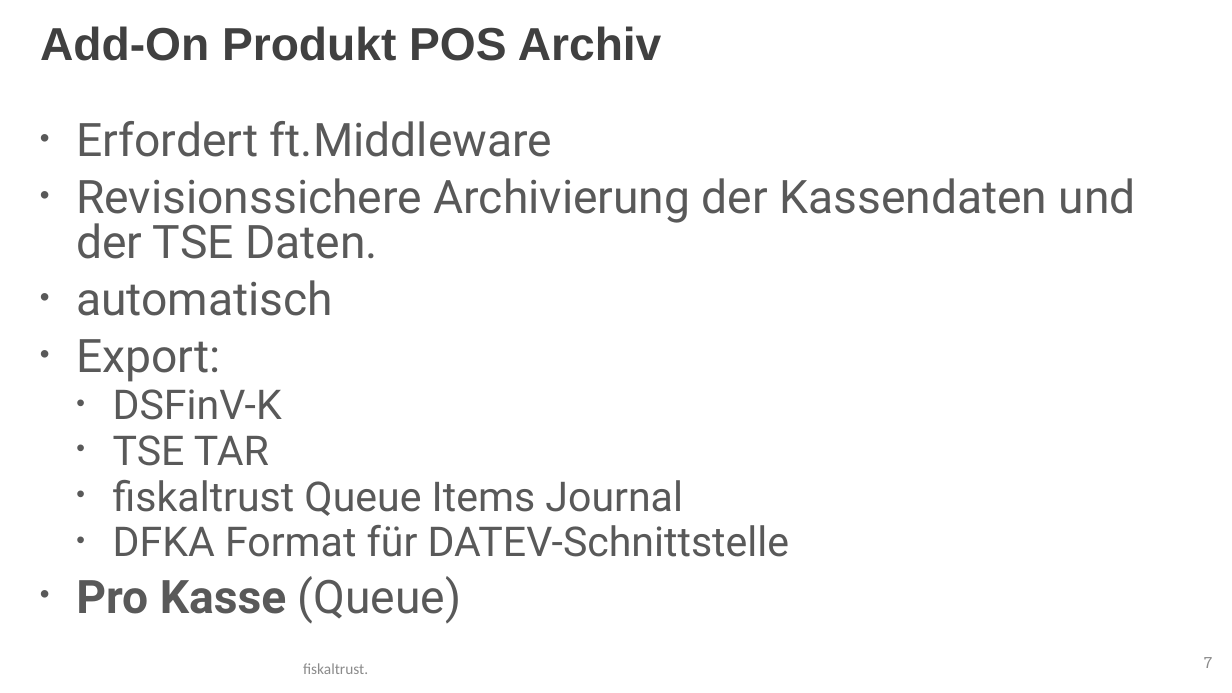
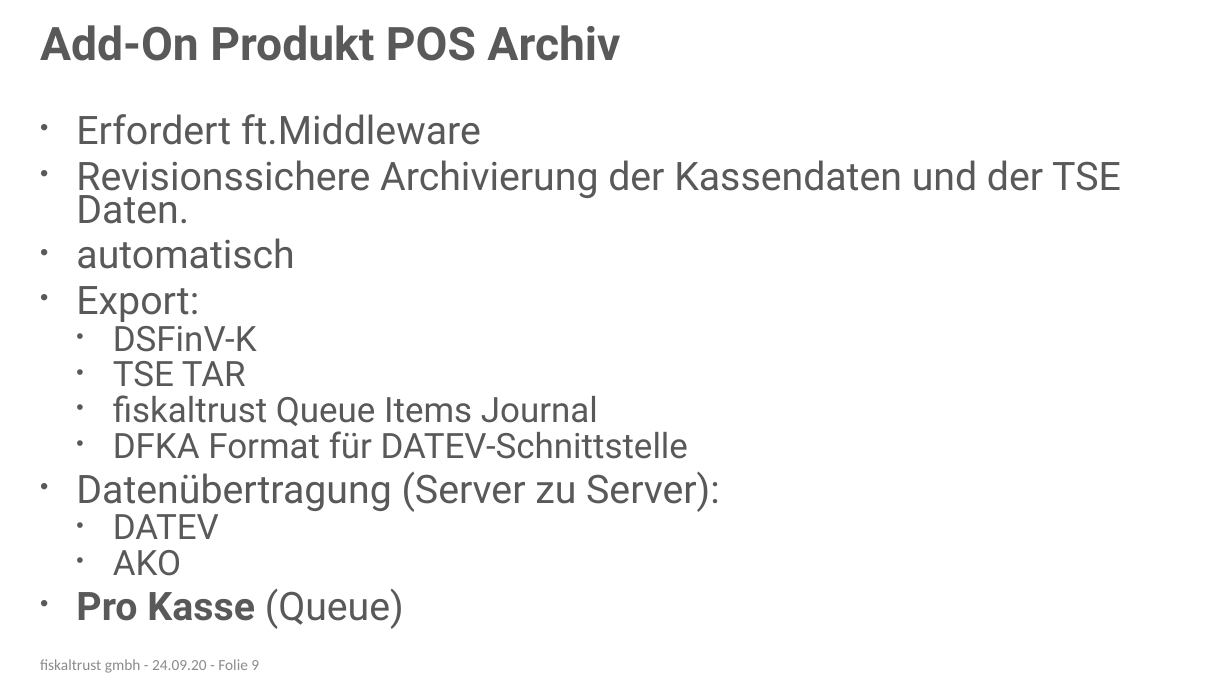
Before and after one commit to fiskaltrust/productdescription-de-doc, a slide deck: slide 9 of for-posdealers/presentation/sales/media/posdealer-sales-rollout.pptx (slide 7 before the commit). Drawn at 1232x693 pixels with LibreOffice and Linux fonts; fonts in the diff are those of the drawing; background and template pictures are left out. Boxes give left, top, right and bottom in pixels: in the first picture for what was removed or moved away, otherwise in the second. Text is boxed around its words. In the diff, an @@ line names an element or a change of style, - is before the commit and + after.

```diff
--- a/for-posdealers/presentation/sales/media/posdealer-sales-rollout.pptx
+++ b/for-posdealers/presentation/sales/media/posdealer-sales-rollout.pptx
@@ title "Add-On Produkt POS Archiv" at <box>40,25,620,61</box>: font Arial to Roboto, text colour #404040 to #595959 @@
@@ text at <box>76,114,1121,629</box>: size 36 to 30.6 pt in "Erfordert ft.Middleware", "Revisionssichere Archivierung der Kassendaten und der TSE ...", "automatisch", "Export:" and 1 more places; size 32 to 27.2 pt in "DSFinV-K", "TSE TAR", "fiskaltrust Queue Items Journal", "DFKA Format für DATEV-Schnittstelle"; line spacing 0.8 to 0.7 @@
@@ text at <box>113,514,219,576</box>: paragraphs added @@
+• Datenübertragung (Server zu Server):
+  • DATEV
+  • AKO
@@ text added at <box>40,659,259,673</box>, 12 pt, text #8C8C8C @@
+fiskaltrust gmbh - 24.09.20 - Folie 9
@@ page number removed at <box>1204,657,1212,668</box> @@
-7
@@ text removed at <box>303,663,368,674</box> @@
-fiskaltrust.
```
Also in this commit, not shown: 13 other slides changed, 6 slides added, 2 slides removed, 13 other files.
